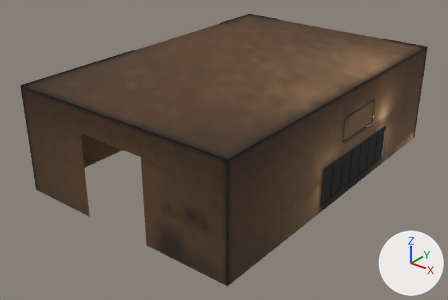
One commit to the glTF model web/assets/rooms/bedroom.glb: the scene before it, then after it.
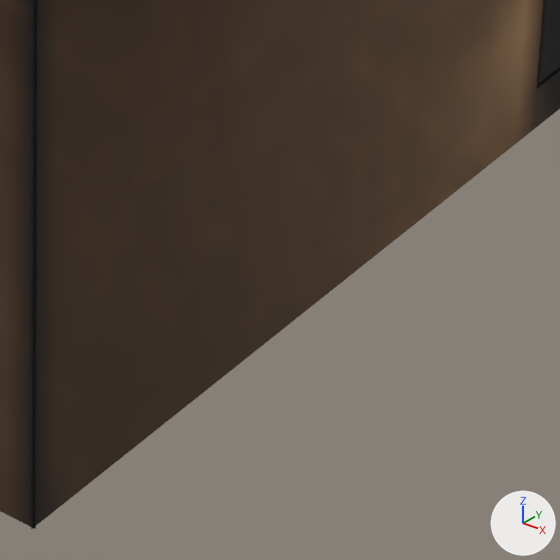
The first picture shows the older version from a 50 mm lens placed at (1.46, -10.22, 11.82), pointed at (-8.5, 2.24, 4.1). The close-ups show the older and then the newer version on the part from 49% to 72% of the width and 63% to 97% of the height of that picture. Only the edits that show in the close-ups are written down. Lighting does not change. The marker at lower right points along +X, +Y and +Z. Vertices at exactly the same position are counted once.

The first close-up shows 'bedroom__upper__vtx'.
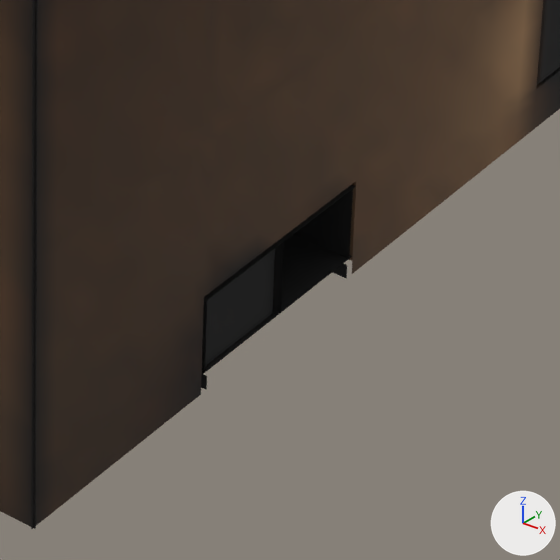
Boxes [x1, y1, x2, y2] around the edits, measured in the close-ups (560 x 560 px):
part 1 of me_bedroom__upper__vtx, cut back: [32, 0, 542, 466] in both
part 2 of me_bedroom__upper__vtx, edited (looks the same): [0, 0, 545, 529] in both

The change, as a list of edits to the scene's bpy script:
```text
Add mat_bedroom_vinyl:
    mat_bedroom_vinyl = bpy.data.materials.new('bedroom_vinyl')
    # nodes: BsdfPrincipled, Mix, OutputMaterial, VertexColor
    # colours: black #060607, mixed with the vertex colours
Add mat_bedroom_steel:
    mat_bedroom_steel = bpy.data.materials.new('bedroom_steel')
    # nodes: BsdfPrincipled, Mix, OutputMaterial, VertexColor
    # colours: light grey #bdbfc2, mixed with the vertex colours
Change me_bedroom__upper__vtx:
    used by ob_bedroom__upper__vtx; location = (0.0, 0.0, 0.0)
    remove me_bedroom__upper__vtx.from_pydata(...)  # 40293 vertices, 78080 faces; spans x -11.7..-5.07, y -1.93..7.7, z 3.5..6.5
    add me_bedroom__upper__vtx.from_pydata(...)  # 46783 vertices, 90550 faces; spans x -11.7..-5.07, y -1.93..7.7, z 3.5..6.5
    me_bedroom__upper__vtx part 1: 76 vertices removed from x -5.09, y -1.93..1.85, z 3.5..6.5; 6250 vertices added at x -5.49..-5.09, y -1.93..1.85, z 3.5..6.5
    me_bedroom__upper__vtx part 2: 20934 kept faces spanning x -11.7..-5.07, y -1.92..7.7, z 3.5..6.5 get new vertex colours; the middle colour goes from brown #7d5d3c to brown #7c5d3f
    other edits to the shape of me_bedroom__upper__vtx do not show in these pictures
    add me_bedroom__upper__vtx.materials.append(mat_bedroom_steel)
    add me_bedroom__upper__vtx.materials.append(mat_bedroom_vinyl)
```
